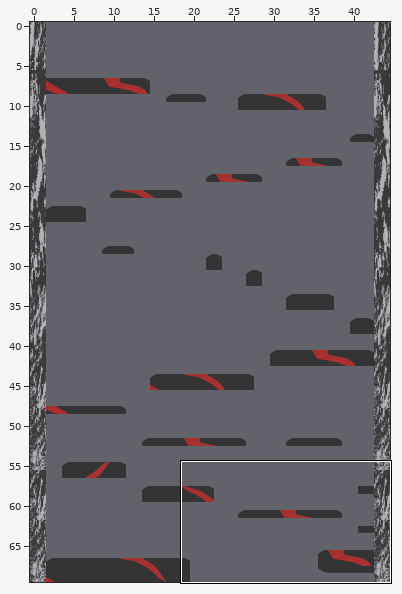
Tiled map: android/assets/seleccionNivel/recursosNivelFuego/mapaDeFuego.tmx. Above: a wide view before the commit, with the close-up outlined.
Close-up. First the earlier version:
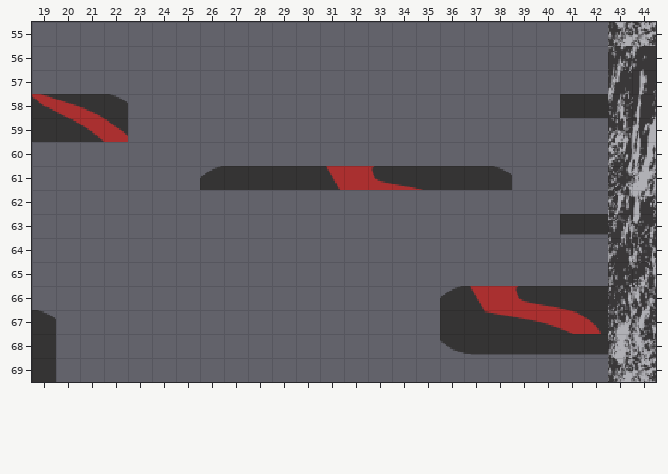
Cells are 16x16 px. Shown: x 19..44, y 55..69.
New version:
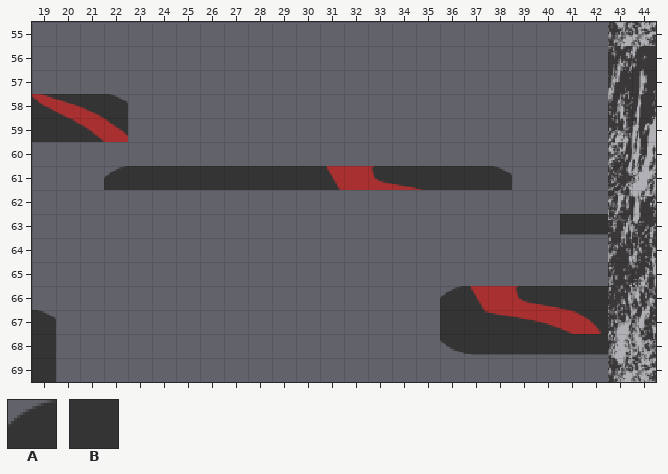
Key: from "barra3f": A 1242, B 1243.
_ is an empty cell, # one hidden under a higher layer.
The exact change:
Layer "Plataformas":
y 58: x 41..42 ## -> __
y 61: x 22 _ -> A; x 26 A -> #
Layer "Copiar desde Plataformas":
y 58: x 41..42 BB -> __
y 61: x 22..26 ____A -> ABBBB
